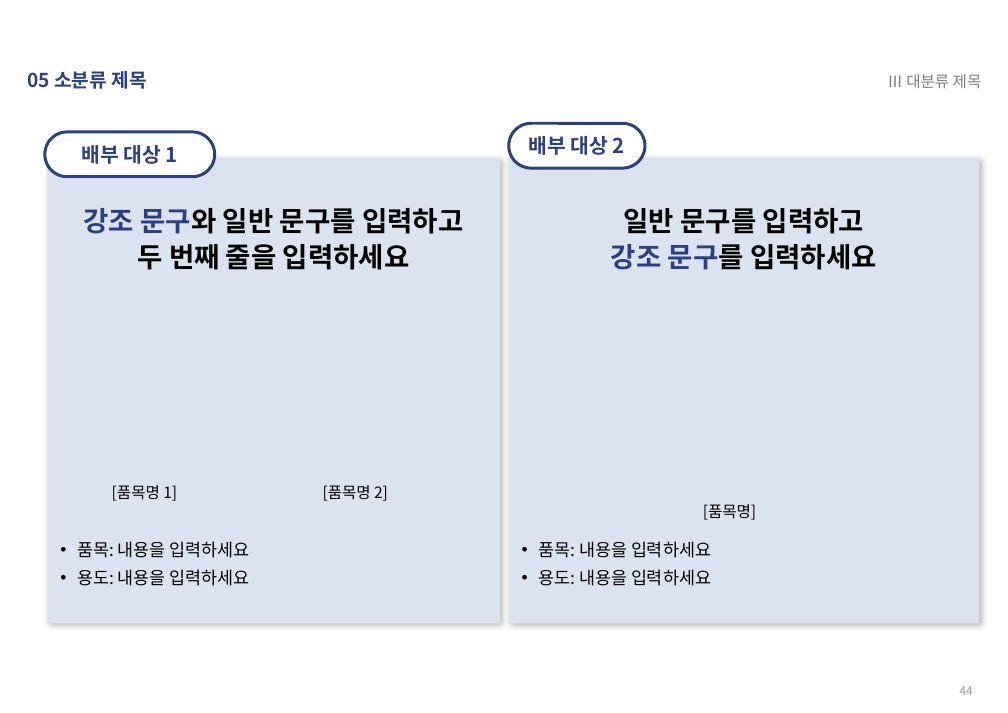
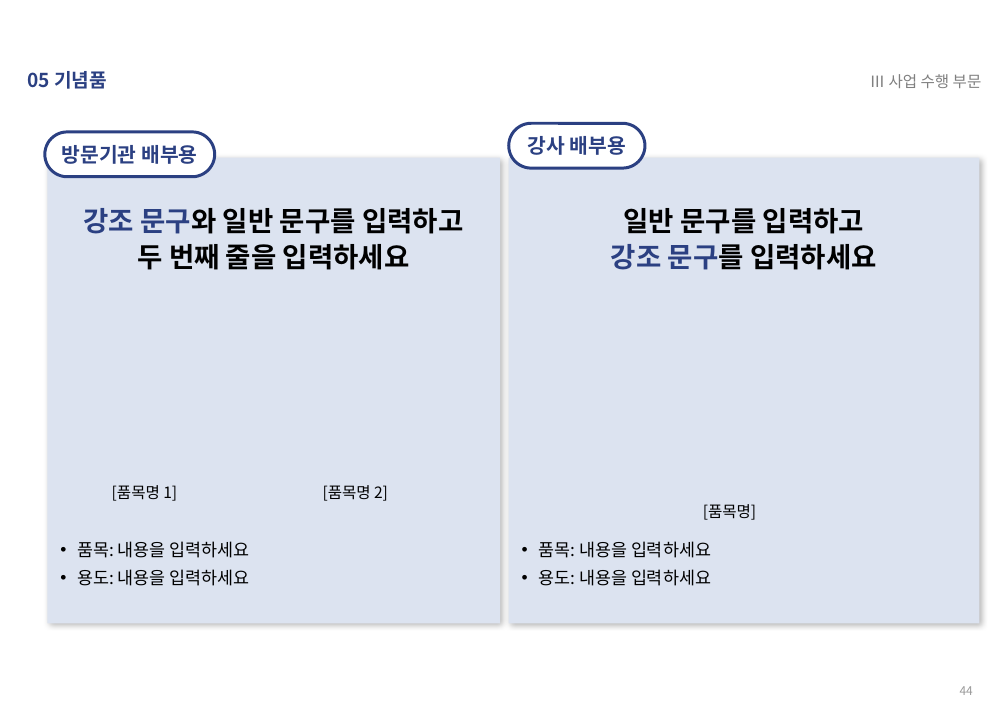
Before and after one commit to jinyor4435/-, a slide deck: slide 44 of 입찰제안서_PPT템플릿_2026SW미래채움.pptx. Drawn at 1008x713 pixels with LibreOffice and Linux fonts; fonts in the diff are those of the drawing. Boxes give left, top, right and bottom in pixels: in the first picture for what was removed or moved away, otherwise in the second. Text is boxed around its words. In the diff, an @@ line names an element or a change of style, - is before the commit and + after.

```diff
--- a/입찰제안서_PPT템플릿_2026SW미래채움.pptx
+++ b/입찰제안서_PPT템플릿_2026SW미래채움.pptx
@@ text at (28,71,107,89): text changed @@
-05 소분류 제목
+05 기념품
@@ text at (870,74,982,88): text changed @@
-Ⅲ 대분류 제목
+Ⅲ 사업 수행 부문
@@ text in rounded rectangle at (62,145,197,164): text changed @@
-배부 대상 1
+방문기관 배부용
@@ text in rounded rectangle at (528,136,626,155): text changed @@
-배부 대상 2
+강사 배부용
```
Also in this commit, not shown: 41 other slides changed, 13 slides added, 13 slides removed.
